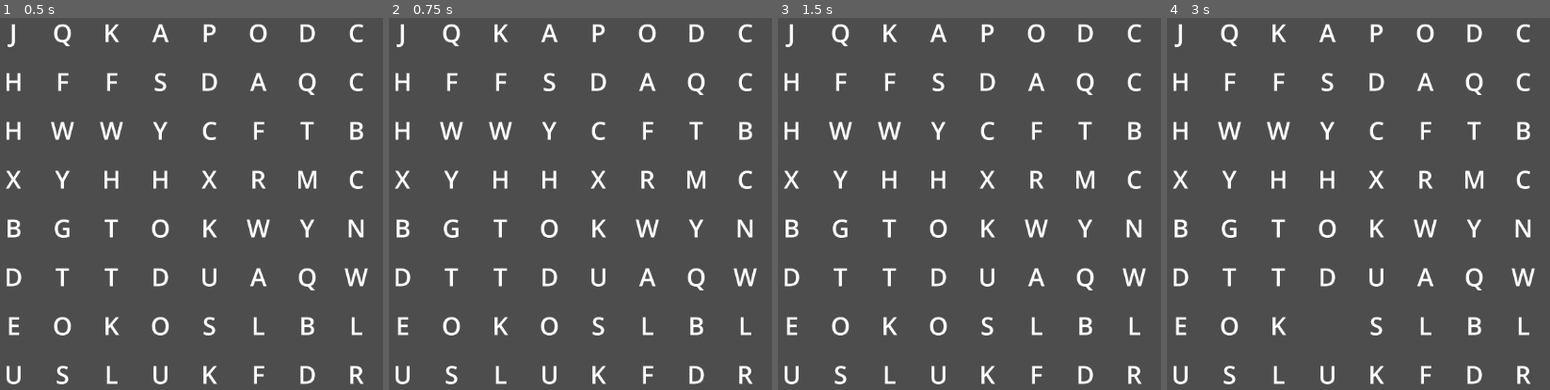
Above: before the commit, frames 1-4 (left to right).
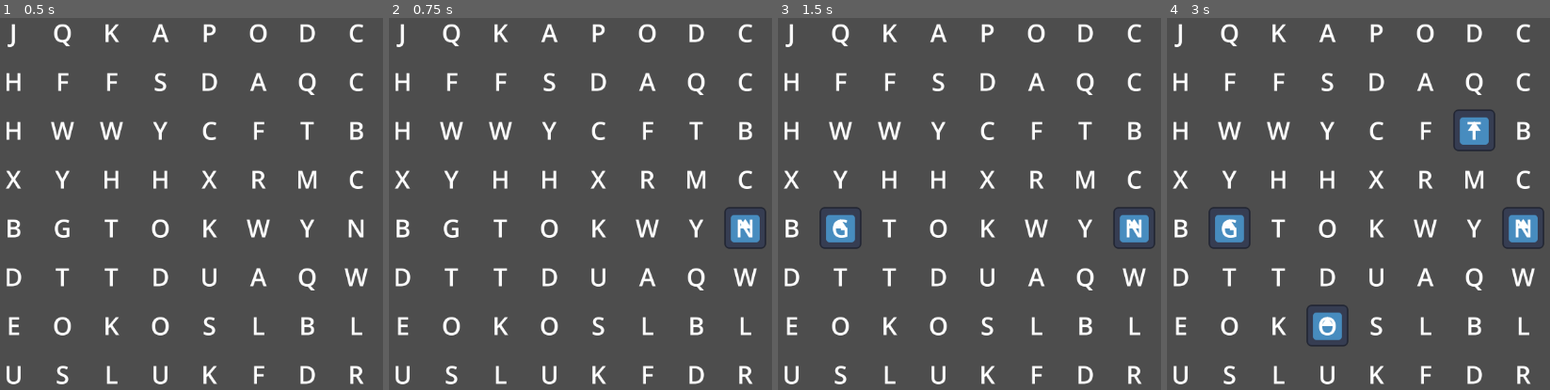
Above: after the commit, the same moments.

Repository: Pixlent/raining-words
Game: Godot game, scene res://scenes/game.tscn
The game is run twice, just before and just after one commit, with the same random seed, the same clock (stepped at 60 frames per second) and the same inputs. The engine's default icon, where the game draws it, is replaced by a stand-in: a white triangle on a blue panel in a dark square.
Inputs (mouse positions are in pixels of both pictures, inside the frame that each line leads up to):
- Up to frame 1 (0.5 s): no input
- Up to frame 2 (0.75 s): tap Enter at 0.5 s; move the mouse to (764, 207) at 0.52 s; press the mouse at (764, 207) at 0.53 s
- Up to frame 3 (1.5 s): tap Space at 1.25 s; move the mouse to (835, 248) at 1.27 s; release the mouse at (835, 248) at 1.28 s; click (835, 248) at 1.35 s
- Up to frame 4 (3 s): tap Enter at 2 s; move the mouse to (1450, 133) at 2.02 s; press the mouse at (1450, 133) at 2.03 s; tap Space at 2.75 s; move the mouse to (1339, 311) at 2.77 s; release the mouse at (1339, 311) at 2.78 s; click (1339, 311) at 2.85 s

Frame 1 is identical in both runs. In frame 2, 0.7% of the frame differs, in the area x 87-99%, y 50-63%; in frame 3, 1.4%; in frame 4, 2.9%, in the area x 10-99%, y 24-89%.

Commit message:
feat: add drag selection

Diff:
--- a/project.godot
+++ b/project.godot
@@ -19,6 +19,10 @@
 
 WordDictionary="*res://scripts/autoload/word_dictionary.gd"
 
+[global_group]
+
+tiles=""
+
 [input]
 
 left_mouse_button={
--- a/scenes/tile.tscn
+++ b/scenes/tile.tscn
@@ -1,13 +1,21 @@
-[gd_scene load_steps=4 format=3 uid="uid://cqrb8phbu5pnd"]
+[gd_scene load_steps=5 format=3 uid="uid://cqrb8phbu5pnd"]
 
 [ext_resource type="Script" path="res://scripts/tile.gd" id="1_ei8l1"]
 [ext_resource type="Texture2D" uid="uid://b2bx61ts0gjjk" path="res://icon.svg" id="1_j3d6o"]
 
+[sub_resource type="RectangleShape2D" id="RectangleShape2D_wwvtm"]
+size = Vector2(150, 150)
+
 [sub_resource type="LabelSettings" id="LabelSettings_cne5l"]
 font_size = 76
 
-[node name="Tile" type="Node2D"]
+[node name="Tile" type="Node2D" groups=["tiles"]]
 script = ExtResource("1_ei8l1")
+
+[node name="Area2D" type="Area2D" parent="."]
+
+[node name="CollisionShape2D" type="CollisionShape2D" parent="Area2D"]
+shape = SubResource("RectangleShape2D_wwvtm")
 
 [node name="Sprite2D" type="Sprite2D" parent="."]
 visible = false
@@ -31,5 +39,3 @@
 label_settings = SubResource("LabelSettings_cne5l")
 horizontal_alignment = 1
 vertical_alignment = 1
-
-[connection signal="gui_input" from="Label" to="." method="_on_label_gui_input"]
--- a/scripts/grid.gd
+++ b/scripts/grid.gd
@@ -1,8 +1,12 @@
 extends Node2D
+class_name Grid
 
 const TILE = preload("res://scenes/tile.tscn")
 const GRID_SPACING: int = 150
 const GRID_SIZE: int = 8
+
+var tiles: Dictionary = {}
+var selection: Array = []
 
 @onready var game = $".."
 
@@ -11,7 +15,10 @@
 	for x in GRID_SIZE:
 		for y in GRID_SIZE:
 			var tile = TILE.instantiate()
+			tile.grid = self
+			tile.pos = Vector2(x, y)
 			tile.position = Vector2((x-(GRID_SIZE/2)) * GRID_SPACING, (y-(GRID_SIZE/2)) * GRID_SPACING)
+			tiles.merge({Vector2(x, y):tile})
 			add_child(tile)
 
 	pass # Replace with function body.
@@ -19,3 +26,40 @@
 # Called every frame. 'delta' is the elapsed time since the previous frame.
 func _process(delta):
 	pass
+
+func _input(event):
+	if Input.is_action_pressed("left_mouse_button"):
+		var tile: Tile = get_tile_at_mouse_position()
+		if !tile:
+			return
+		print(tile.position)
+		tile.select()
+
+func erase_tile(pos: Vector2):
+	var tile = tiles.get(pos)
+
+	if !tile:
+		print("Tile doesn't exist: " + str(pos))
+		return
+
+	#tile.queue_free()
+	#tiles.erase(pos)
+
+	print("Tile selected: " + str(pos))
+
+func get_tile(pos: Vector2):
+	return tiles.get(pos)
+
+func get_tile_at_mouse_position() -> Tile:
+	var space = get_world_2d().direct_space_state
+	var query = PhysicsPointQueryParameters2D.new()
+	query.position = get_global_mouse_position()
+	query.collide_with_areas = true
+	var results = space.intersect_point(query)
+	if results.size() < 1:
+		return null
+	var tile = results[0]["collider"].get_parent()
+
+	if is_instance_of(tile, Tile):
+		return tile
+	return null
--- a/scripts/tile.gd
+++ b/scripts/tile.gd
@@ -1,22 +1,26 @@
 extends Node2D
+class_name Tile
 
 @onready var label = $Label
+@onready var sprite_2d = $Sprite2D
+
+@export var grid: Grid
+@export var pos: Vector2
 
 var random := RandomNumberGenerator.new()
+var selected: bool = false
 
 # Called when the node enters the scene tree for the first time.
 func _ready():
 	label.text = String.chr(random.randi_range(65, 90))
-	pass # Replace with function body.
-
 
 # Called every frame. 'delta' is the elapsed time since the previous frame.
 func _process(delta):
+
 	pass
 
-
-func _on_label_gui_input(event: InputEvent) -> void:
-	if event.is_action_pressed("left_mouse_button"):
-		print("left_click: " + str(position))
-		queue_free()
-	pass # Replace with function body.
+func select():
+	if !selected:
+		selected = true
+		sprite_2d.show()
+		grid.erase_tile(pos)
